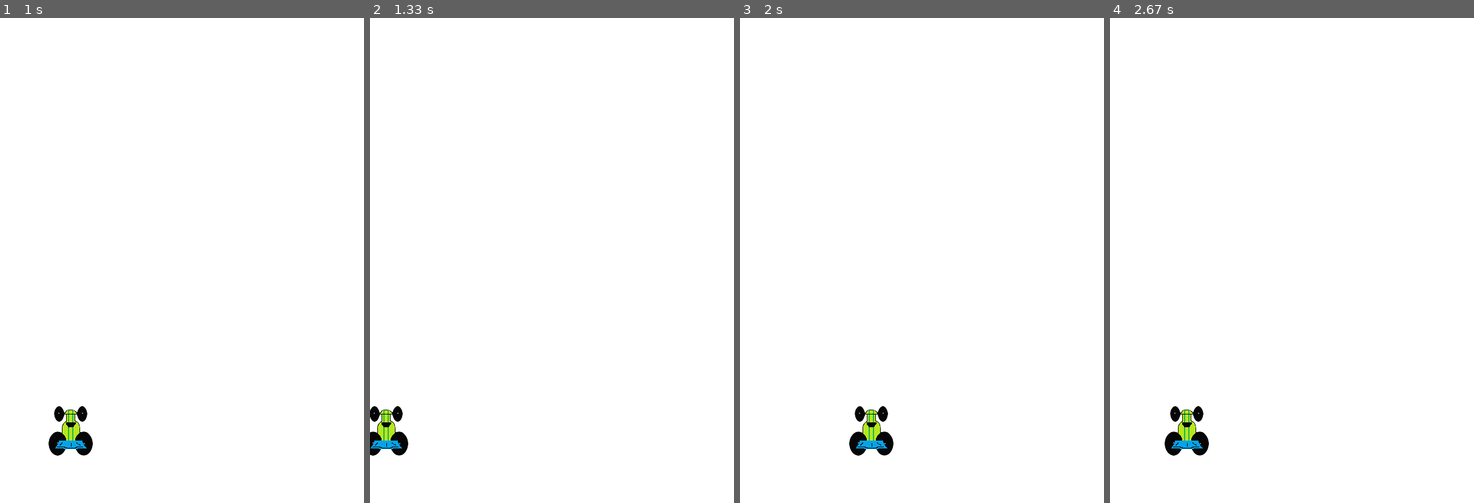
Above: before the commit, frames 1-4 (left to right).
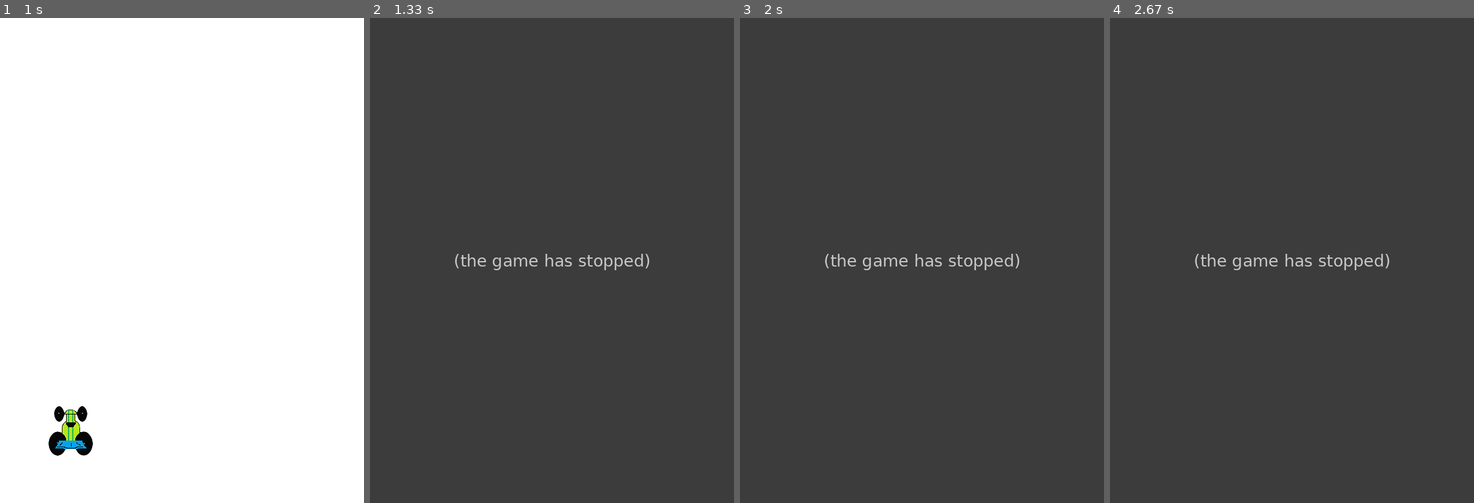
Above: after the commit, the same moments.

Repository: CreativeCoffee/pygame-tutorial
Game: pygame game, started from main.py
Two runs of this game, one before a commit and one after it. Both use one fixed random seed, a clock stepped at 60 frames per second and the inputs below.
Inputs:
- Up to frame 1 (1 s): hold A 0.33-0.87 s; hold A from 0.9 s (still down)
- Up to frame 2 (1.33 s): release A at 1.3 s
- Up to frame 3 (2 s): hold D 1.33-1.97 s
- Up to frame 4 (2.67 s): hold A 2-2.47 s; hold D from 2.5 s (still down)

Frame 1 is identical in both runs. In frame 2, 100% of the frame differs, in the area x 0-100%, y 0-100%; in frame 3, 100%; in frame 4, 100%.
After the commit the program exited at 1.28 s; later frames show no game.

Commit message:
added main function & added bounds.

Diff:
--- a/main.py
+++ b/main.py
@@ -12,35 +12,46 @@
 pygame.display.set_caption("a racing game")
 clock = pygame.time.Clock()
 player = pygame.image.load("racecar.png")
-gameOver = False
-x = (width * 0.45)
-y = (height * 0.8)
-x_change = 0
+playerwidth = 73
+
 
 def displayplayer(x,y):
     window.blit(player, (x,y))
 
 
 # main game loop
-while not gameOver:
-    for event in pygame.event.get():
-        if event.type == pygame.QUIT:
+def main():
+    # local vars
+    gameOver = False
+    x = (width * 0.45)
+    y = (height * 0.8)
+    x_change = 0
+
+    # is game running?
+    while not gameOver:
+        for event in pygame.event.get():
+            if event.type == pygame.QUIT:
+                gameOver = True
+            if event.type == pygame.KEYDOWN:
+                if event.key == pygame.K_a:
+                    x_change = -5
+                if event.key == pygame.K_d:
+                    x_change = 5
+            if event.type == pygame.KEYUP:
+                if event.key == pygame.K_a or event.key == pygame.K_d:
+                    x_change = 0
+            print(event)
+        x += x_change
+        window.fill(white)
+        displayplayer(x,y)
+        if x > width - playerwidth or x < 0:
+            print("Out of Bounds!")
             gameOver = True
-        if event.type == pygame.KEYDOWN:
-            if event.key == pygame.K_a:
-                x_change = -5
-            if event.key == pygame.K_d:
-                x_change = 5
-        if event.type == pygame.KEYUP:
-            if event.key == pygame.K_a or event.key == pygame.K_d:
-                x_change = 0
-        print(event)
-    x += x_change
-    window.fill(white)
-    displayplayer(x,y)
 
-    pygame.display.update()
-    clock.tick(fps)
+        # update screen and fps.
+        pygame.display.update()
+        clock.tick(fps)
 
+main()
 pygame.quit()
 quit()
